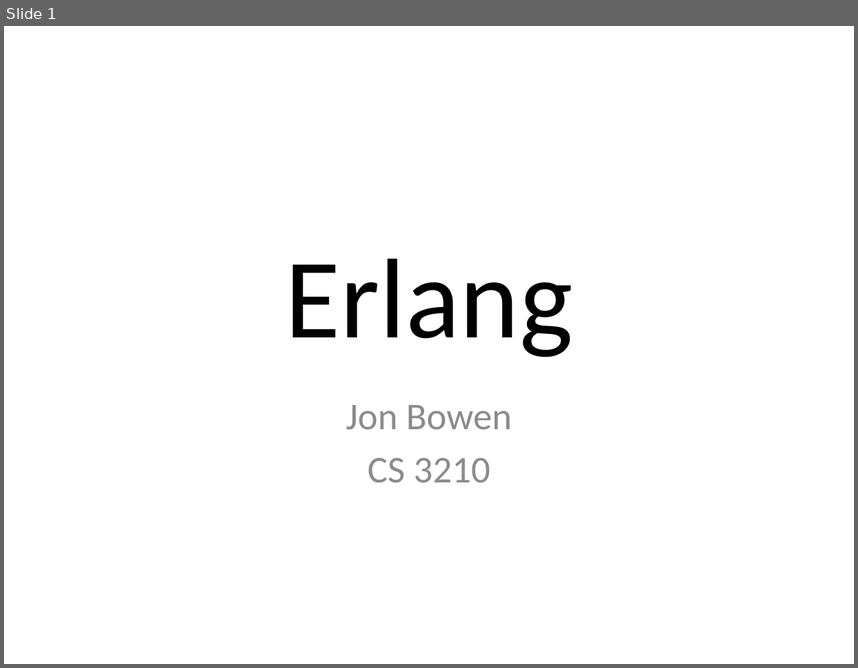
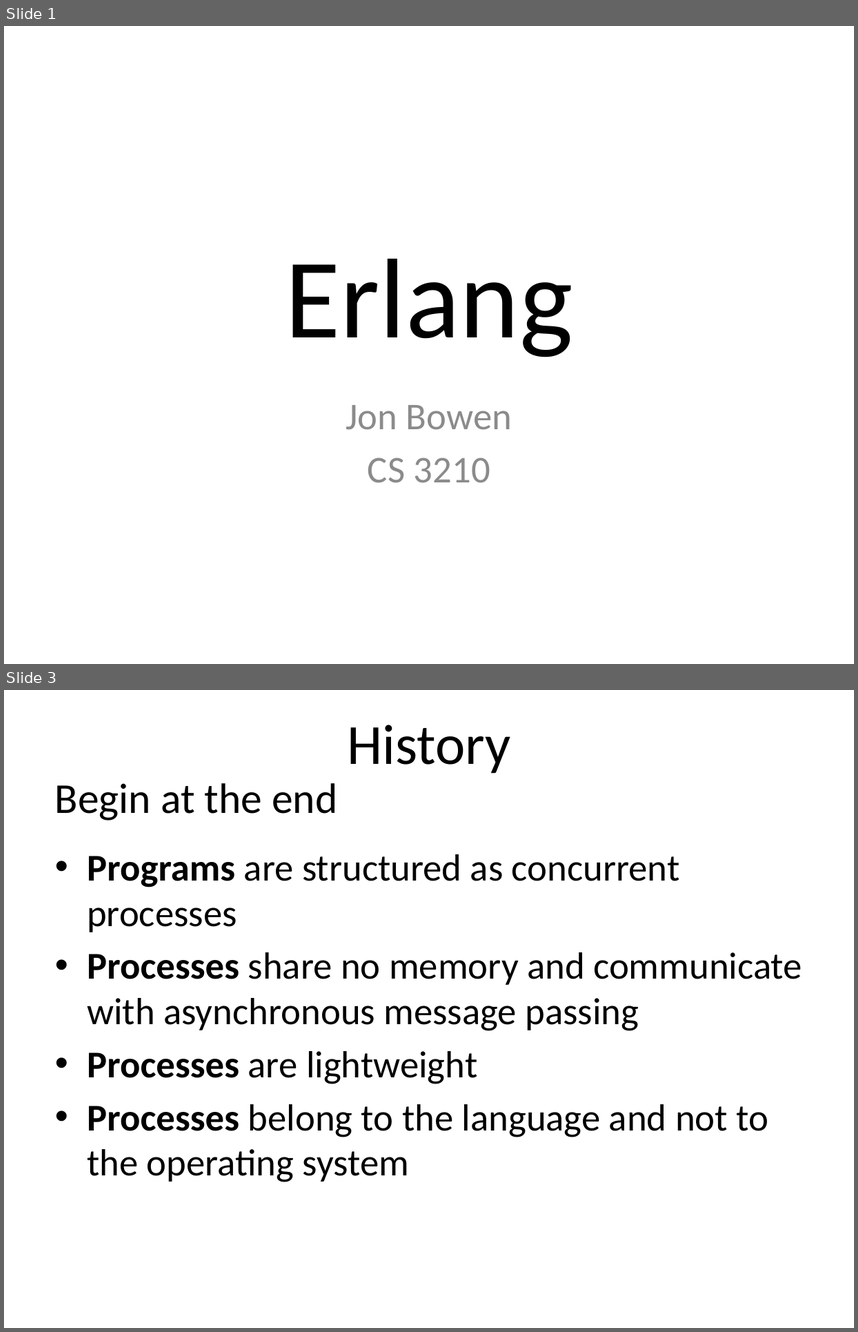
Before and after one commit to rmorgan1711/cs3210, a slide deck: teamProj/slides.pptx. Shown one above the other, each under a label of ours: slide 1 before the commit, slides 1 and 3 after it; the slides between them are not shown. The pictures are 858x668 and 858x1332 pixels, drawn with LibreOffice and Linux fonts; fonts in the diff are those of the drawing. Boxes give left, top, right and bottom in pixels: in the first picture for what was removed or moved away, otherwise in the second. Text is boxed around its words. In the diff, an @@ line names an element or a change of style, - is before the commit and + after.

```diff
--- a/teamProj/slides.pptx
+++ b/teamProj/slides.pptx
@@ slide 3 added at [4,690,854,1328], background #FFFFFF @@
@@ title added at [347,724,510,773], 48 pt, text #000000 @@
+History
@@ text added at [55,783,337,820], 36 pt, text #000000 @@
+Begin at the end
@@ text added at [87,854,802,1182], 32 pt, text #000000 @@
+• Programs are structured as concurrent processes
+• Processes share no memory and communicate with asynchronous message passing
+• Processes are lightweight
+• Processes belong to the language and not to the operating system
```
Also in this commit, not shown: 7 other slides added, 1 slide removed, 1 other file.
